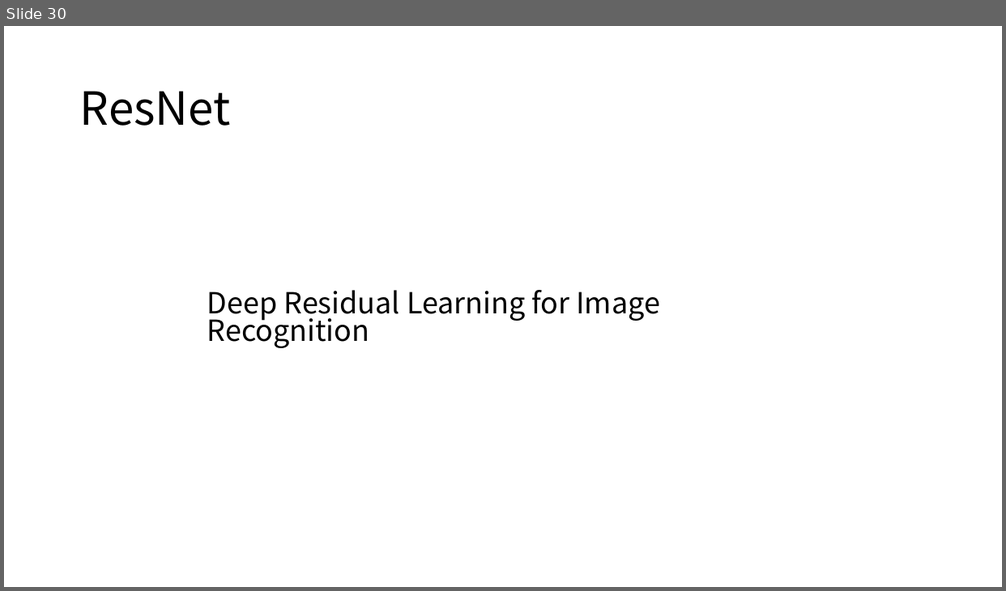
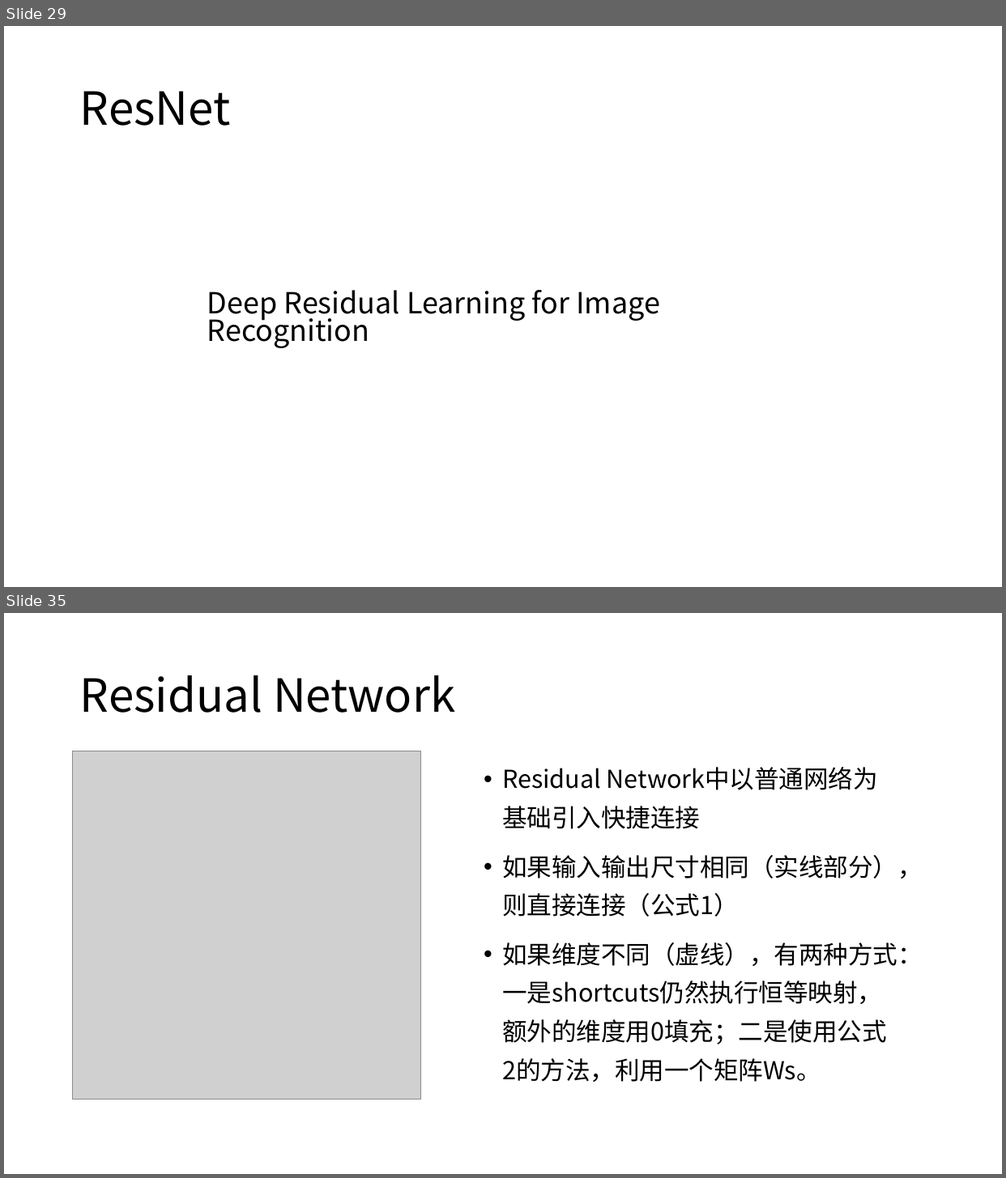
Before and after one commit to XianzhengWU/deeplearning_papernotes, a slide deck: 四篇论文笔记汇总.pptx. Shown one above the other, each under a label of ours: slide 30 before the commit, slides 29 and 35 after it; the slides between them are not shown. The pictures are 1006x591 and 1006x1178 pixels, drawn with LibreOffice and Linux fonts; fonts in the diff are those of the drawing; grey boxes stand for pictures. Boxes give left, top, right and bottom in pixels: in the first picture for what was removed or moved away, otherwise in the second. Text is boxed around its words. In the diff, an @@ line names an element or a change of style, - is before the commit and + after.

```diff
--- a/四篇论文笔记汇总.pptx
+++ b/四篇论文笔记汇总.pptx
@@ slide 35 added at bbox=[4, 613, 1002, 1174], background #FFFFFF @@
@@ title added at bbox=[80, 675, 455, 713], 44 pt, text #000000 @@
+Residual Network
@@ picture added at bbox=[73, 752, 422, 1101] @@
@@ text added at bbox=[502, 768, 922, 1082], 23.8 pt, text #000000 @@
+• Residual Network中以普通网络为基础引入快捷连接
+• 如果输入输出尺寸相同（实线部分），则直接连接（公式1）
+• 如果维度不同（虚线），有两种方式：一是shortcuts仍然执行恒等映射，额外的维度用0填充；二是使用公式2的方法，利用一个矩阵Ws。
@@ what was slide 30 is now slide 29 @@
```
Also in this commit, not shown: 2 slides changed, 13 other slides added, 6 slides removed, 1 other file.
